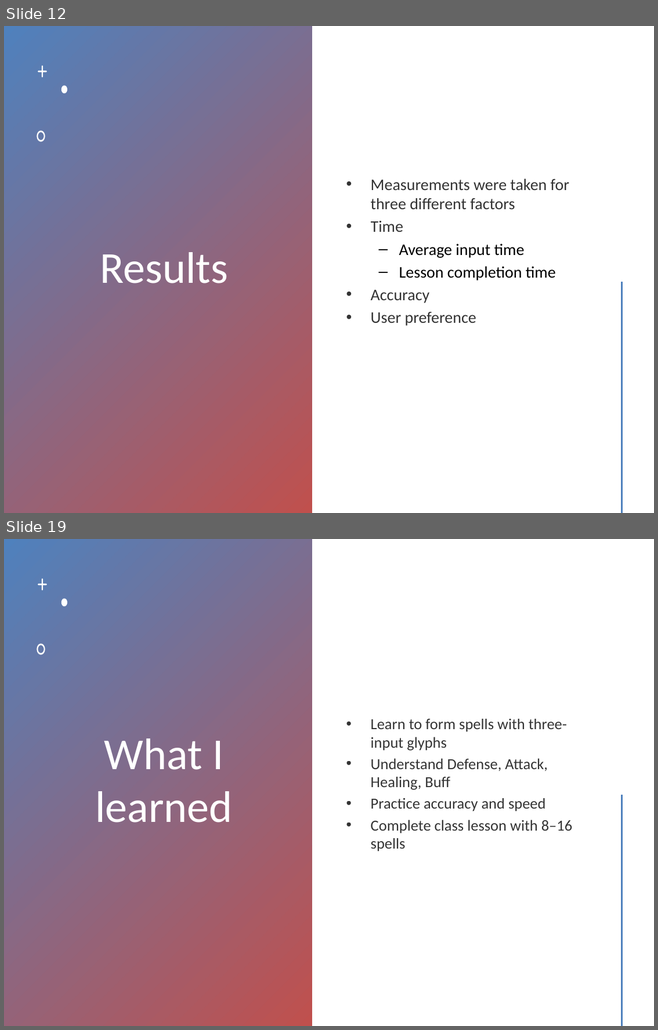
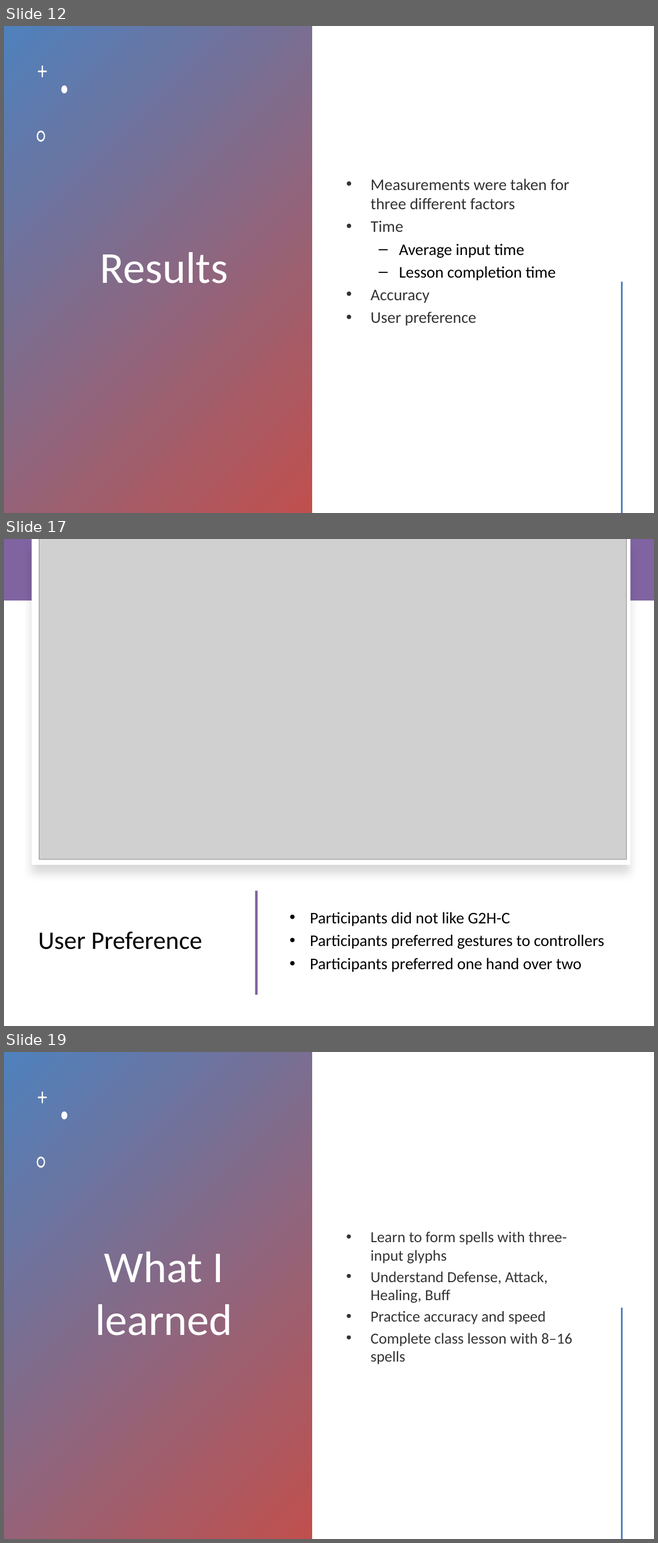
Before and after one commit to csu-hci-projects/CS465_OrdwayR, a slide deck: Rosys_Wizards_465_Presentation.pptx. Shown one above the other, each under a label of ours: slides 12 and 19 before the commit, slides 12, 17 and 19 after it; the slides between them are not shown. The pictures are 658x1030 and 658x1543 pixels, drawn with LibreOffice and Linux fonts; fonts in the diff are those of the drawing; grey boxes stand for pictures. Boxes give left, top, right and bottom in pixels: in the first picture for what was removed or moved away, otherwise in the second. Text is boxed around its words. In the diff, an @@ line names an element or a change of style, - is before the commit and + after.

```diff
--- a/Rosys_Wizards_465_Presentation.pptx
+++ b/Rosys_Wizards_465_Presentation.pptx
@@ slide 17 added at [4, 539, 654, 1026], background #FFFFFF @@
@@ rectangle added at [4, 539, 654, 600], fill #8064A2 @@
@@ rectangle added at [31, 539, 630, 865], fill #FFFFFF @@
@@ picture added at [39, 539, 626, 859] @@
@@ rectangle added at [255, 891, 257, 995], fill #8064A2 @@
@@ text added at [310, 912, 604, 972], 18 pt, text #000000 @@
+• Participants did not like G2H-C
+• Participants preferred gestures to controllers
+• Participants preferred one hand over two
@@ title added at [38, 932, 202, 950], 28 pt, text #000000 @@
+User Preference
```
Also in this commit, not shown: 9 slides changed, 1 slide removed.
